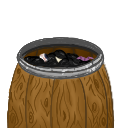
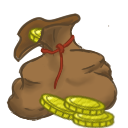
Before/after of a 128×128 layered artwork. What changed in the layer stack:
added group "Coin5" with 7 layers above "Coin4" over [6, 13, 118, 128]
added layer "Capa de pintura 62" in group "Coin5" over [6, 13, 118, 128]
added layer "Copia de Coin1" (1st of 13, in "Coin5") in group "Coin5" over [27, 84, 118, 128]
added layer "Copia de Coin1" (2nd of 13, in "Coin5") in group "Coin5" over [27, 84, 118, 128]
added layer "Copia de Coin1" (3rd of 13, in "Coin5") in group "Coin5" over [27, 84, 91, 128]
added layer "Capa de pintura 59" in group "Coin5" over [6, 13, 118, 128]
added layer "Copia de Coin1" (4th of 13, in "Coin5") in group "Coin5" over [13, 13, 110, 64]
added layer "Capa de pintura 61" in group "Coin5" over [6, 13, 118, 128]
renamed "pinchos.png" to "Coin1", hid it, moved it above "TRASHLID", painted on it over [6, 13, 118, 128]
renamed "Agrupar 49" to "TRASH", hid the group it (5 layers) over [6, 13, 118, 128]
moved "Capa de pintura 55" into group "TRASH", painted on it over [6, 13, 118, 128]
painted on "Capa de pintura 45" over [6, 13, 118, 128]
